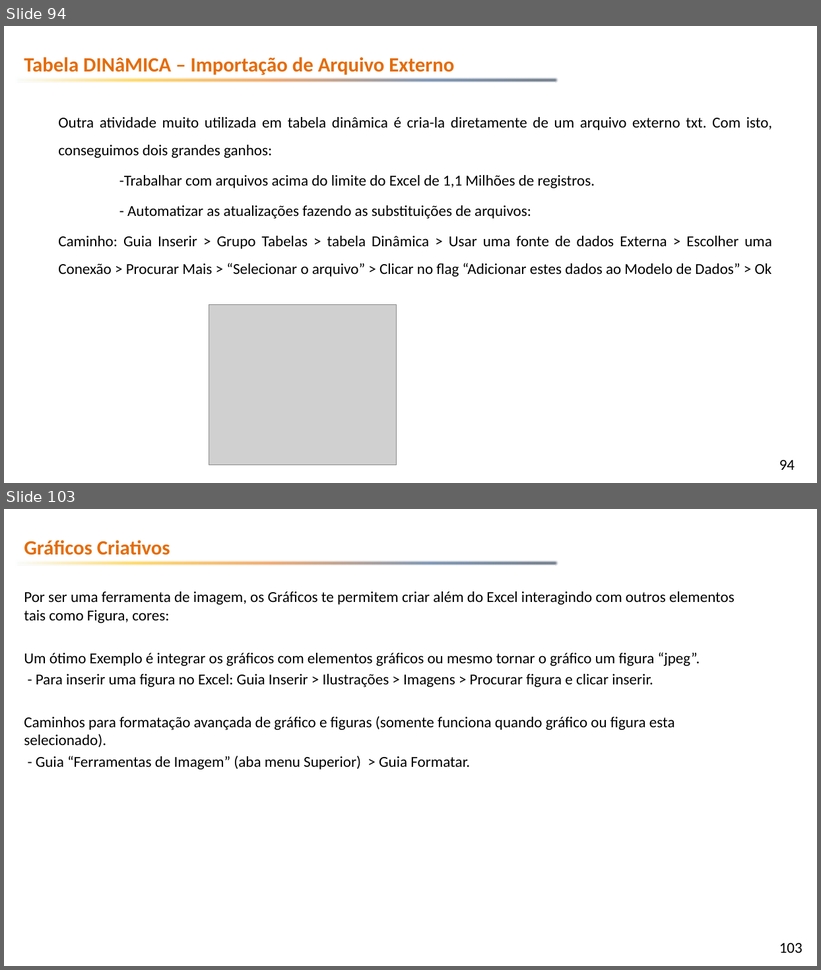
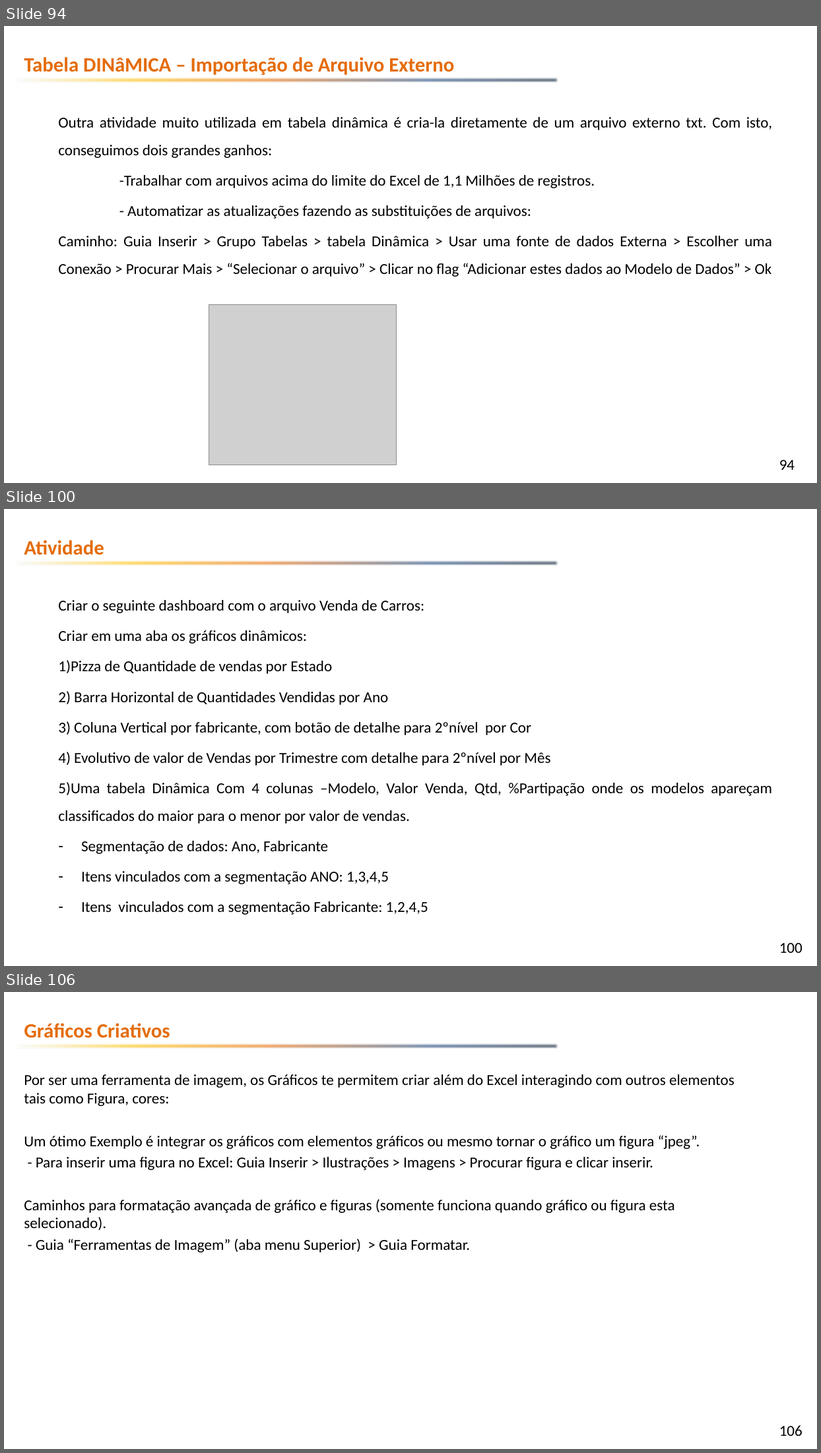
Before and after one commit to emerson-fenrir/Excel_Basico, a slide deck: Professor/Aula3.pptx. Shown one above the other, each under a label of ours: slides 94 and 103 before the commit, slides 94, 100 and 106 after it; the slides between them are not shown. The pictures are 821x970 and 821x1453 pixels, drawn with LibreOffice and Linux fonts; fonts in the diff are those of the drawing; grey boxes stand for pictures; background and template pictures are left out. Boxes give left, top, right and bottom in pixels: in the first picture for what was removed or moved away, otherwise in the second. Text is boxed around its words. In the diff, an @@ line names an element or a change of style, - is before the commit and + after.

```diff
--- a/Professor/Aula3.pptx
+++ b/Professor/Aula3.pptx
@@ slide 100 added at (4, 509, 817, 966), background picture (left out); not listed: 2 template elements that a slide beside it also shows @@
@@ text added at (24, 540, 104, 555), 24 pt, text #E46C0A, bold @@
+Atividade
@@ text added at (58, 600, 772, 915), 18 pt, text #000000 @@
+Criar o seguinte dashboard com o arquivo Venda de Carros:
+Criar em uma aba os gráficos dinâmicos:
+1)Pizza de Quantidade de vendas por Estado
+2) Barra Horizontal de Quantidades Vendidas por Ano
+3) Coluna Vertical por fabricante, com botão de detalhe para 2ºnível por Cor
+4) Evolutivo de valor de Vendas por Trimestre com detalhe para 2ºnível por Mês
+5)Uma tabela Dinâmica Com 4 colunas –Modelo, Valor Venda, Qtd, %Partipação onde os modelos apareçam classificados do maior para o menor por valor de vendas.
+– Segmentação de dados: Ano, Fabricante
+– Itens vinculados com a segmentação ANO: 1,3,4,5
+– Itens vinculados com a segmentação Fabricante: 1,2,4,5
@@ what was slide 103 is now slide 106 @@
@@ page number at (780, 1426, 803, 1436): text changed @@
-103
+106
```
Also in this commit, not shown: 5 slides changed, 2 other slides added, 13 other files.
